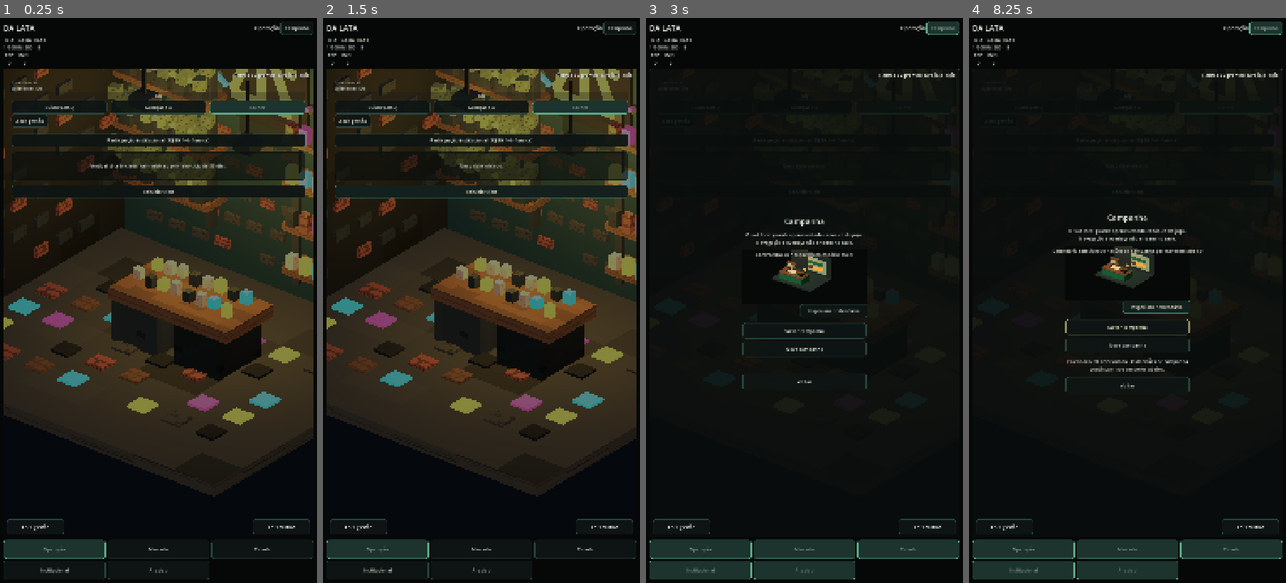
Above: before the commit, frames 1-4 (left to right).
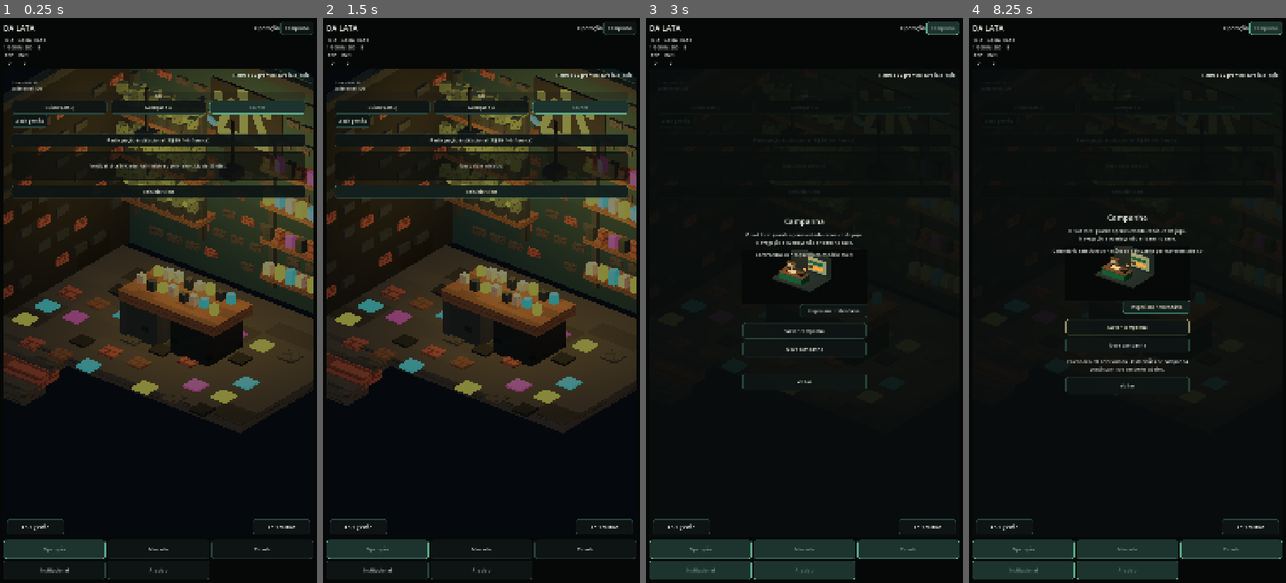
Above: after the commit, the same moments.

Repository: az1nn/growing-rio
Game: Godot game, scene res://scenes/shell/game_shell.tscn
Same seed, same stepped clock (60 frames per second), same inputs: the game is played once before the commit and once after it.
Inputs:
- Up to frame 1 (0.25 s): no input
- Up to frame 2 (1.5 s): click "Reiniciar ciclo" at 0.5 s; click "Reiniciar ciclo" at 1.25 s
- Up to frame 3 (3 s): click "Reiniciar ciclo" at 2 s; click "Campanha" at 2.75 s
- Up to frame 4 (8.25 s): click "Abrir gestão" at 3.5 s; click "Abrir cultivo" at 4.25 s; click "Cuidar (-R$5)" at 5 s; click "Avançar dia" at 5.75 s; click "Abrir gestão" at 6.5 s; click "Participação institucional (-…" at 7.25 s; click "Inspecionar calendário" at 8 s

The runs differ from the first frame. In frame 1, 29% of the frame differs, in the area x 1-99%, y 9-85%; in frame 2, 29%; in frame 3, less than 0.1%; in frame 4, less than 0.1%.

Commit message:
fix(012): reframe Operation accepted rebuild

Diff:
--- a/scenes/visual/operation_diorama.gd
+++ b/scenes/visual/operation_diorama.gd
@@ -19,7 +19,7 @@
 
 const V1_CAMERA_POSITION := Vector3(6.1, 6.2, 7.8)
 const V1_CAMERA_ROTATION := Vector3(-0.50, 0.68, 0.0)
-const V1_CAMERA_SIZE := 4.20
+const V1_CAMERA_SIZE := 5.10
 const V1_OPERATION_PIXEL_SHRINK := 3
 
 const V1_WORKBENCH_MATERIAL_ROLES := {
@@ -1274,7 +1274,7 @@
     rebuild.name = "OperationV1AcceptedRebuild"
     world.add_child(rebuild)
 
-    _add_box(rebuild, "AcceptedFloor", Vector3(0.0, -0.03, 0.15), Vector3(5.70, 0.18, 4.85), &"worn_concrete")
+    _add_box(rebuild, "AcceptedFloor", Vector3(0.0, -0.03, -0.35), Vector3(5.35, 0.18, 3.55), &"worn_concrete")
     _add_box(rebuild, "AcceptedBackWall", Vector3(0.0, 2.15, -2.43), Vector3(5.70, 4.30, 0.16), &"petrol_shadow")
     _add_box(rebuild, "AcceptedSideWall", Vector3(-2.78, 1.95, -0.15), Vector3(0.16, 3.90, 4.45), &"structural_dark")
     _add_box(rebuild, "AcceptedBackLintel", Vector3(0.0, 4.20, -2.30), Vector3(5.70, 0.16, 0.20), &"painted_metal")
@@ -1400,9 +1400,9 @@
                 floor_roles[(row * 2 + column) % floor_roles.size()],
             )
 
-    _add_box(rebuild, "EntryStepTop", Vector3(-1.95, -0.10, 2.35), Vector3(1.42, 0.18, 0.56), &"worn_concrete")
-    _add_box(rebuild, "EntryStepMid", Vector3(-2.03, -0.22, 2.72), Vector3(1.60, 0.20, 0.58), &"brick_coral")
-    _add_box(rebuild, "EntryStepLow", Vector3(-2.12, -0.35, 3.10), Vector3(1.78, 0.22, 0.60), &"worn_concrete")
+    _add_box(rebuild, "EntryStepTop", Vector3(-1.72, -0.10, 1.48), Vector3(1.32, 0.18, 0.50), &"worn_concrete")
+    _add_box(rebuild, "EntryStepMid", Vector3(-1.80, -0.22, 1.82), Vector3(1.48, 0.20, 0.52), &"brick_coral")
+    _add_box(rebuild, "EntryStepLow", Vector3(-1.88, -0.35, 2.18), Vector3(1.64, 0.22, 0.54), &"worn_concrete")
 
     interactive_object.position = Vector3(-1.63, 2.05, -1.82)
     management_interactive_object.position = Vector3(1.50, 1.95, -1.47)
